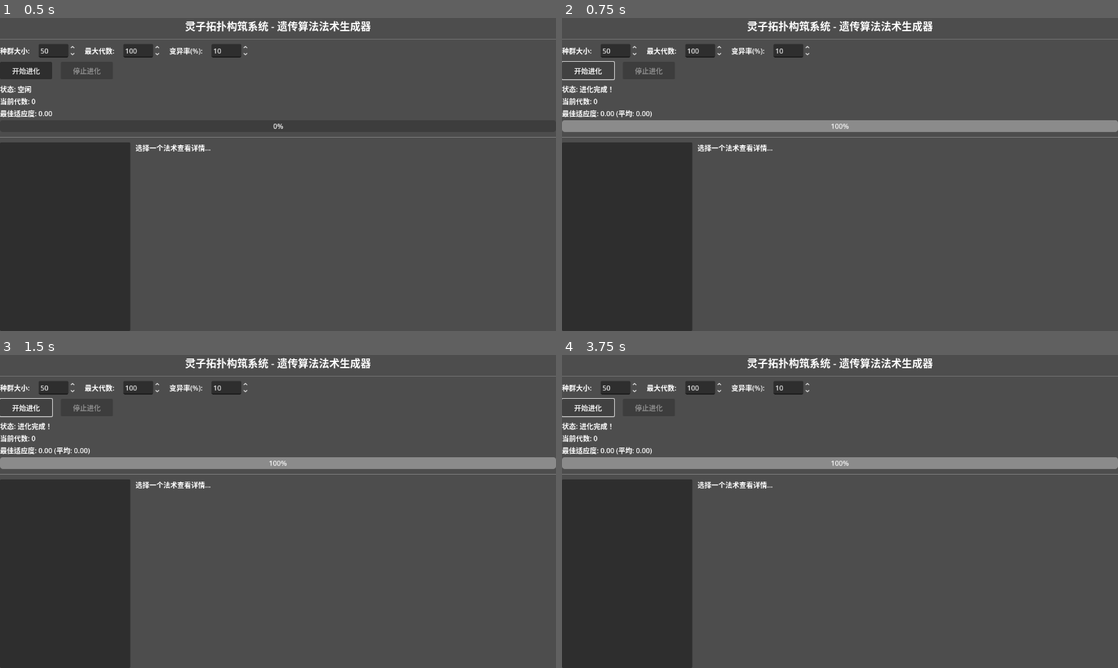
Above: before the commit, frames 1-4 (two rows, left to right).
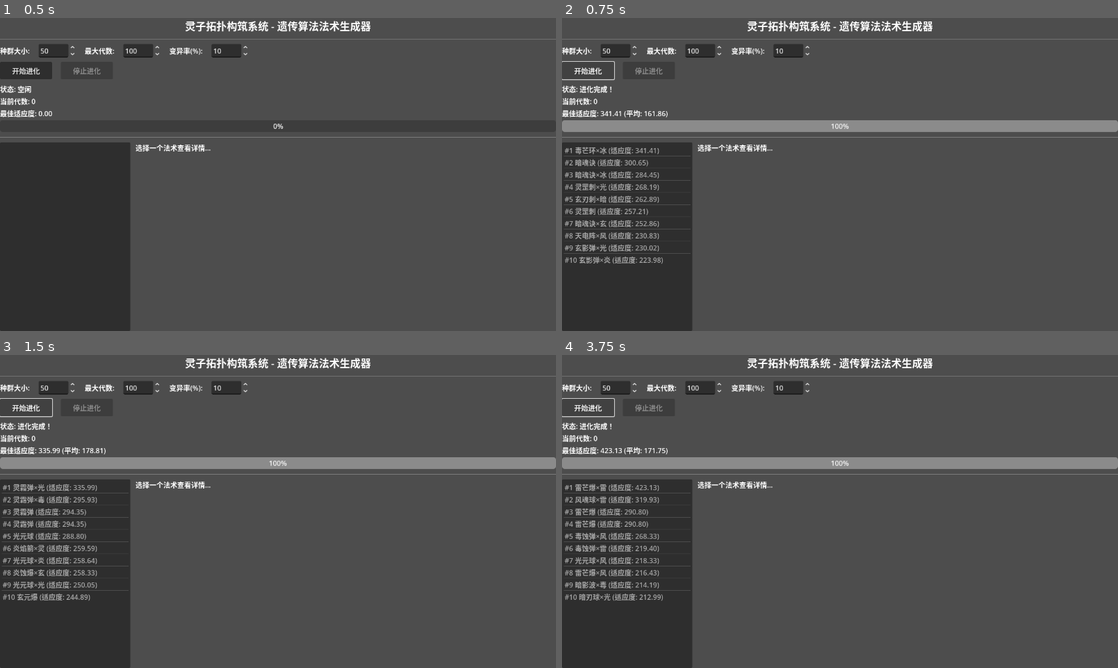
Above: after the commit, the same moments.

Repository: gdszyy/lingzi-topology-system
Game: Godot game, scene res://scenes/test/test_main.tscn
Same seed, same stepped clock (60 frames per second), same inputs: the game is played once before the commit and once after it.
Inputs:
- Up to frame 1 (0.5 s): no input
- Up to frame 2 (0.75 s): click "开始进化" at 0.5 s
- Up to frame 3 (1.5 s): click "开始进化" at 1.25 s
- Up to frame 4 (3.75 s): click "开始进化" at 2 s; tap Enter at 2.75 s; tap Space at 3.5 s

Frame 1 is identical in both runs. In frame 2, 2.3% of the frame differs, in the area x 0-24%, y 29-79%; in frame 3, 2.3%; in frame 4, 2.3%.
Error before the commit: Invalid assignment of property or key 'topology_rules' with value of type 'Array' on a base object of type 'Resource (SpellCoreData)'. (res://resources/spell_d…
Error after the commit: Invalid call. Nonexistent function 'new' in base 'Node (spell_factory.gd)'. (res://scripts/genetic_algorithm/genetic_operators.gd:220)

Commit message:
fix: 修复类型化数组赋值问题
- SpellCoreData.clone_deep(): 使用临时类型化数组再赋值
- TopologyRuleData.clone_deep(): 同样修复
- from_dict() 方法也做了相同修复
- 解决 Godot 4.5 中类型化数组不能直接赋值空数组的问题

Diff:
--- a/resources/spell_data/spell_core_data.gd
+++ b/resources/spell_data/spell_core_data.gd
@@ -44,10 +44,11 @@
 		copy.carrier = carrier.clone_deep()
 
 	# 深拷贝拓扑规则
-	copy.topology_rules = []
+	var rules_copy: Array[TopologyRuleData] = []
 	for rule in topology_rules:
 		if rule != null:
-			copy.topology_rules.append(rule.clone_deep())
+			rules_copy.append(rule.clone_deep())
+	copy.topology_rules = rules_copy
 
 	return copy
 
@@ -86,9 +87,10 @@
 
 	# 加载拓扑规则
 	var rules_data = data.get("topology_rules", [])
-	spell.topology_rules = []
+	var loaded_rules: Array[TopologyRuleData] = []
 	for rule_data in rules_data:
-		spell.topology_rules.append(TopologyRuleData.from_dict(rule_data))
+		loaded_rules.append(TopologyRuleData.from_dict(rule_data))
+	spell.topology_rules = loaded_rules
 
 	return spell
 
--- a/resources/spell_data/topology_rule_data.gd
+++ b/resources/spell_data/topology_rule_data.gd
@@ -19,10 +19,11 @@
 		copy.trigger = trigger.clone_deep()
 
 	# 深拷贝动作列表
-	copy.actions = []
+	var actions_copy: Array[ActionData] = []
 	for action in actions:
 		if action != null:
-			copy.actions.append(action.clone_deep())
+			actions_copy.append(action.clone_deep())
+	copy.actions = actions_copy
 
 	return copy
 
@@ -53,9 +54,10 @@
 
 	# 加载动作列表
 	var actions_data = data.get("actions", [])
-	rule.actions = []
+	var loaded_actions: Array[ActionData] = []
 	for action_data in actions_data:
-		rule.actions.append(ActionData.from_dict(action_data))
+		loaded_actions.append(ActionData.from_dict(action_data))
+	rule.actions = loaded_actions
 
 	return rule
 
